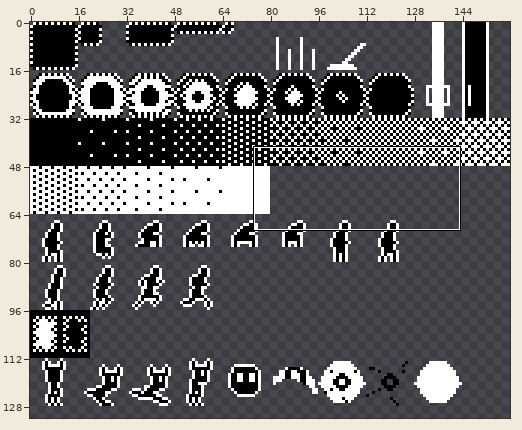
Sprite sheet, stored at assets/texture/sprite_sheet.png. Above: a wide view before the commit, with the close-up outlined.
Close-up. Before the commit:
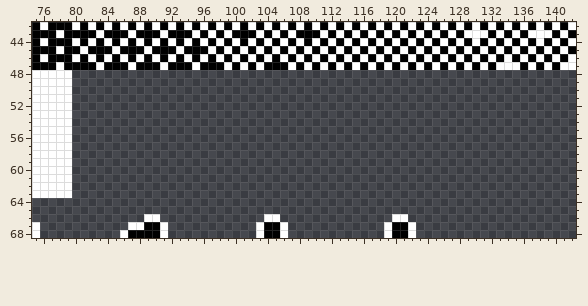
The file is 160x160 pixels. Colours within 5 levels of each other are drawn and written as one. Shown: x 75..142, y 42..68. The wide view leaves out empty margins.
Once edited:
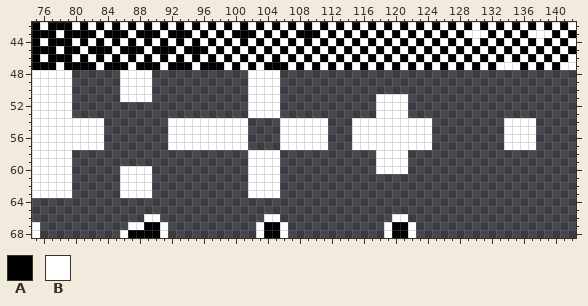
Palette (. is transparent): A #000000  B #ffffff
Edits made:
@@ x 75..142 @@
 47 AAABAAAABAAABAAABAAABAAABABABAAABABABABABABABABABABABABABABBBABABABB
-48 BBBBB...............................................................
-49 BBBBB...............................................................
-50 BBBBB...............................................................
-51 BBBBB...............................................................
-52 BBBBB...............................................................
-53 BBBBB...............................................................
-54 BBBBB...............................................................
-55 BBBBB...............................................................
-56 BBBBB...............................................................
-57 BBBBB...............................................................
-58 BBBBB...............................................................
-59 BBBBB...............................................................
-60 BBBBB...............................................................
-61 BBBBB...............................................................
-62 BBBBB...............................................................
-63 BBBBB...............................................................
+48 BBBBB......BBBB............BBBB.....................................
+49 BBBBB......BBBB............BBBB.....................................
+50 BBBBB......BBBB............BBBB.....................................
+51 BBBBB......BBBB............BBBB............BBBB.....................
+52 BBBBB......................BBBB............BBBB.....................
+53 BBBBB......................BBBB............BBBB.....................
+54 BBBBBBBBB........BBBBBBBBBB....BBBBBB...BBBBBBBBBB.........BBBB.....
+55 BBBBBBBBB........BBBBBBBBBB....BBBBBB...BBBBBBBBBB.........BBBB.....
+56 BBBBBBBBB........BBBBBBBBBB....BBBBBB...BBBBBBBBBB.........BBBB.....
+57 BBBBBBBBB........BBBBBBBBBB....BBBBBB...BBBBBBBBBB.........BBBB.....
+58 BBBBB......................BBBB............BBBB.....................
+59 BBBBB......................BBBB............BBBB.....................
+60 BBBBB......BBBB............BBBB............BBBB.....................
+61 BBBBB......BBBB............BBBB.....................................
+62 BBBBB......BBBB............BBBB.....................................
+63 BBBBB......BBBB............BBBB.....................................
 64 ....................................................................
Where, in picture pixels (left, top, right, bottom), the same in both close-ups:
added: (72, 70, 432, 198)
added: (504, 118, 536, 150)
